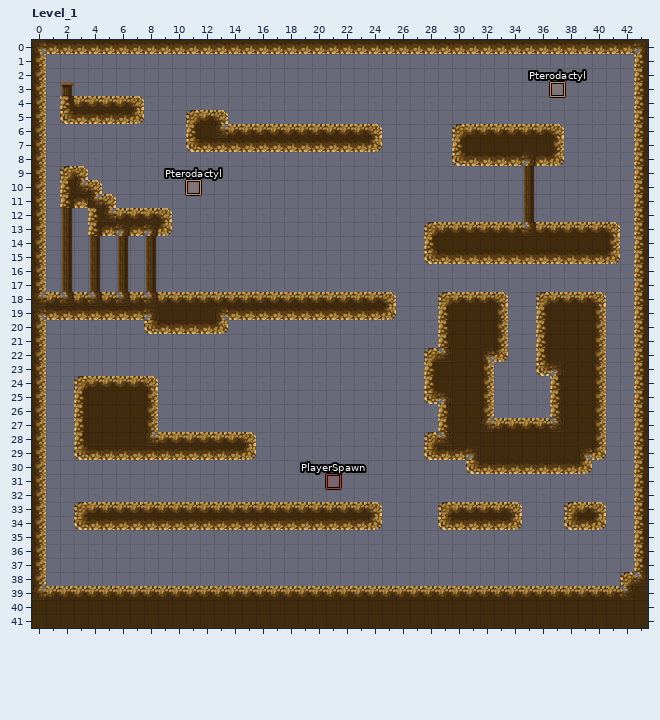
Level history. LDtk project: assets/levels/oogaxi.ldtk. The picture above was drawn from the file before the commit.
Cells are 16x16 px. Shown: Level_1 x 0..43, y 0..41. The commit also changed other parts of the map, which this record leaves out.
The same view after the edit:
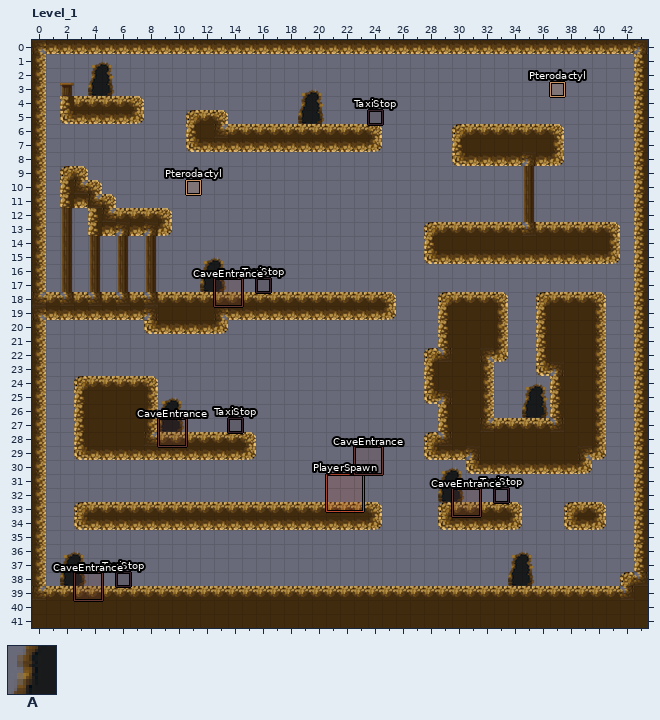
Key: from "IntGrid": A 3 "Door".
_ is an empty cell.
Objects are placed by their top-left corner, in cells (3,4 is the top-left corner of cell 3,4); size is 1x1 cell unless given.
The edit:
{"where": "layer \"IntGrid\""}
{"y":1,"x":4,"old":"__","new":"AA"}
{"y":2,"x":4,"old":"__","new":"AA"}
{"y":3,"x":4,"old":"__","new":"AA"}
{"y":3,"x":19,"old":"__","new":"AA"}
{"y":4,"x":19,"old":"__","new":"AA"}
{"y":5,"x":19,"old":"__","new":"AA"}
{"y":15,"x":12,"old":"__","new":"AA"}
{"y":16,"x":12,"old":"__","new":"AA"}
{"y":17,"x":12,"old":"__","new":"AA"}
{"y":24,"x":35,"old":"__","new":"AA"}
{"y":25,"x":9,"old":"__","new":"AA"}
{"y":25,"x":35,"old":"__","new":"AA"}
{"y":26,"x":9,"old":"__","new":"AA"}
{"y":26,"x":35,"old":"__","new":"AA"}
{"y":27,"x":9,"old":"__","new":"AA"}
{"y":30,"x":29,"old":"__","new":"AA"}
{"y":31,"x":29,"old":"__","new":"AA"}
{"y":32,"x":29,"old":"__","new":"AA"}
{"y":36,"x":2,"old":"__","new":"AA"}
{"y":36,"x":34,"old":"__","new":"AA"}
{"y":37,"x":2,"old":"__","new":"AA"}
{"y":37,"x":34,"old":"__","new":"AA"}
{"y":38,"x":2,"old":"__","new":"AA"}
{"y":38,"x":34,"old":"__","new":"AA"}
{"where": "layer \"Entities\""}
{"was": "\"PlayerSpawn\" rectangle at 21,31", "now": "\"PlayerSpawn\" rectangle at 21,31 size 2.6x2.6"}
{"now": "\"CaveEntrance\" rectangle at 9,27 size 2x2"}
{"now": "\"TaxiStop\" rectangle at 14,27"}
{"now": "\"TaxiStop\" rectangle at 6,38"}
{"now": "\"TaxiStop\" rectangle at 16,17"}
{"now": "\"TaxiStop\" rectangle at 24,5"}
{"now": "\"TaxiStop\" rectangle at 33,32"}
{"now": "\"CaveEntrance\" rectangle at 3,38 size 2x2"}
{"now": "\"CaveEntrance\" rectangle at 30,32 size 2x2"}
{"now": "\"CaveEntrance\" rectangle at 13,17 size 2x2"}
{"now": "\"CaveEntrance\" rectangle at 23,29 size 2x2"}
